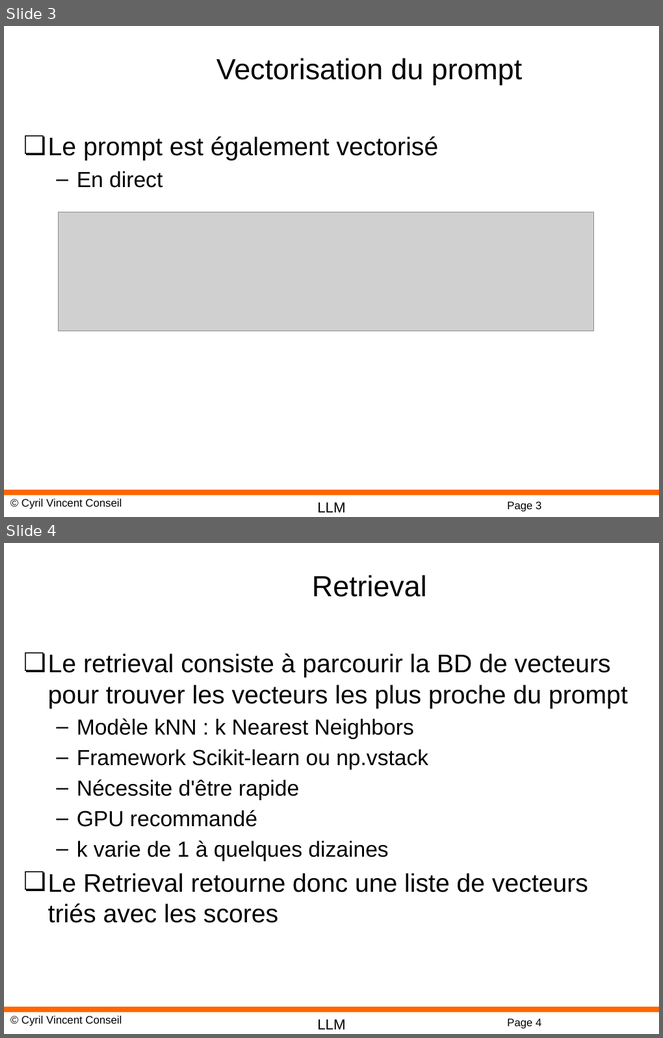
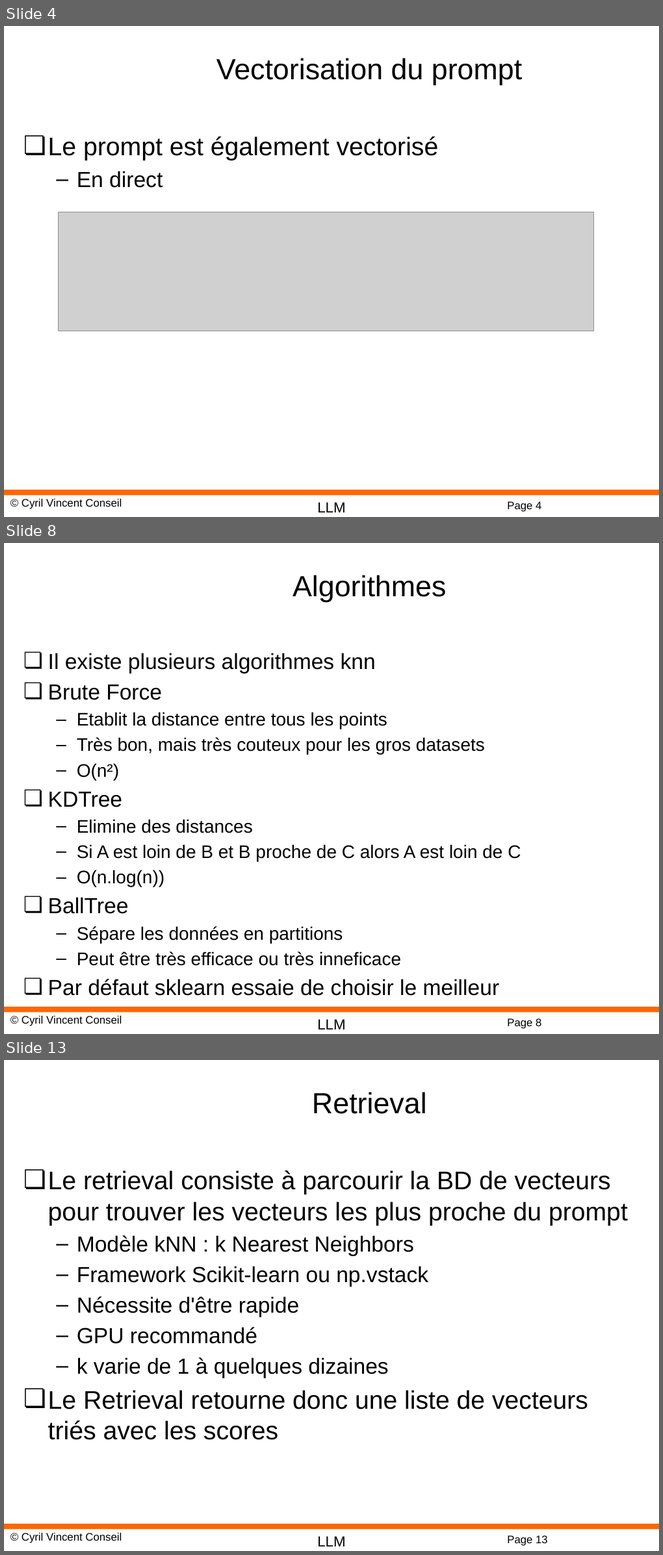
Before and after one commit to cyrilvincent/rag, a slide deck: ppt/RAG05-Retrieval.pptx. Shown one above the other, each under a label of ours: slides 3 and 4 before the commit, slides 4, 8 and 13 after it; the slides between them are not shown. The pictures are 663x1038 and 663x1555 pixels, drawn with LibreOffice and Linux fonts; fonts in the diff are those of the drawing; grey boxes stand for pictures; background and template pictures are left out. Boxes give left, top, right and bottom in pixels: in the first picture for what was removed or moved away, otherwise in the second. Text is boxed around its words. In the diff, an @@ line names an element or a change of style, - is before the commit and + after.

```diff
--- a/ppt/RAG05-Retrieval.pptx
+++ b/ppt/RAG05-Retrieval.pptx
@@ slide 8 added at bbox=[4, 543, 659, 1034], background #FFFFFF; not listed: 4 template elements that a slide beside it also shows @@
@@ title added at bbox=[293, 575, 446, 602], 32 pt, text #000000 @@
+Algorithmes
@@ text added at bbox=[48, 653, 521, 996], 20 pt, text #000000 @@
+❏ Il existe plusieurs algorithmes knn
+❏ Brute Force
+  – Etablit la distance entre tous les points
+  – Très bon, mais très couteux pour les gros datasets
+  – O(n²)
+❏ KDTree
+  – Elimine des distances
+  – Si A est loin de B et B proche de C alors A est loin de C
+  – O(n.log(n))
+❏ BallTree
+  – Sépare les données en partitions
+  – Peut être très efficace ou très inneficace
+❏ Par défaut sklearn essaie de choisir le meilleur
@@ what was slide 3 is now slide 4 @@
@@ page number at bbox=[507, 502, 542, 512]: text changed @@
-Page 3
+Page 4
@@ what was slide 4 is now slide 13 @@
@@ page number at bbox=[507, 1536, 548, 1546]: text changed @@
-Page 4
+Page 13
```
Also in this commit, not shown: 3 slides changed, 9 other slides added, 14 other files.
